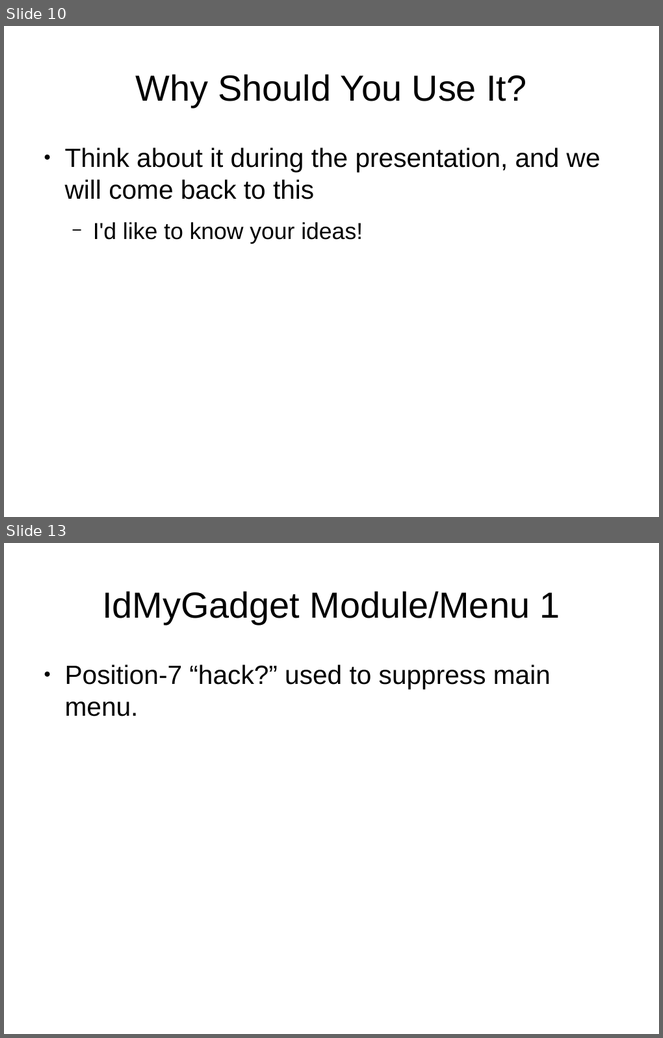
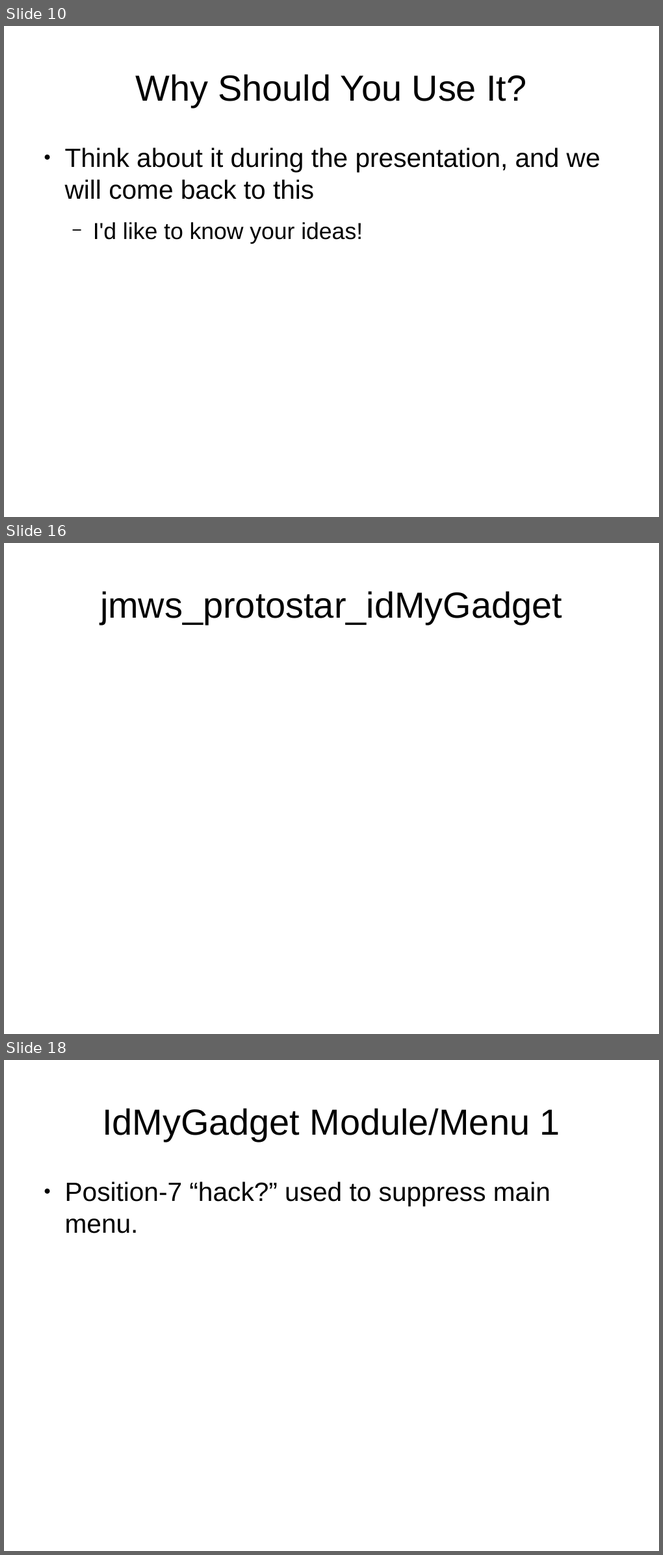
Before and after one commit to tomwhartung/jmws_accoutrements, a slide deck: presentations/2015_09-Joomla/Device_Detection-In_Protostar_and_Beez3.odp. Shown one above the other, each under a label of ours: slides 10 and 13 before the commit, slides 10, 16 and 18 after it; the slides between them are not shown. The pictures are 663x1038 and 663x1555 pixels, drawn with LibreOffice and Linux fonts; fonts in the diff are those of the drawing. Boxes give left, top, right and bottom in pixels: in the first picture for what was removed or moved away, otherwise in the second. Text is boxed around its words. In the diff, an @@ line names an element or a change of style, - is before the commit and + after.

```diff
--- a/presentations/2015_09-Joomla/Device_Detection-In_Protostar_and_Beez3.odp
+++ b/presentations/2015_09-Joomla/Device_Detection-In_Protostar_and_Beez3.odp
@@ slide 16 added at bbox=[4, 543, 659, 1034], background #FFFFFF @@
@@ title added at bbox=[100, 591, 562, 624], 44 pt, text #000000 @@
+jmws_protostar_idMyGadget
@@ what was slide 13 is now slide 18 @@
```
Also in this commit, not shown: 3 slides changed, 5 other slides added, 1 slide removed.
